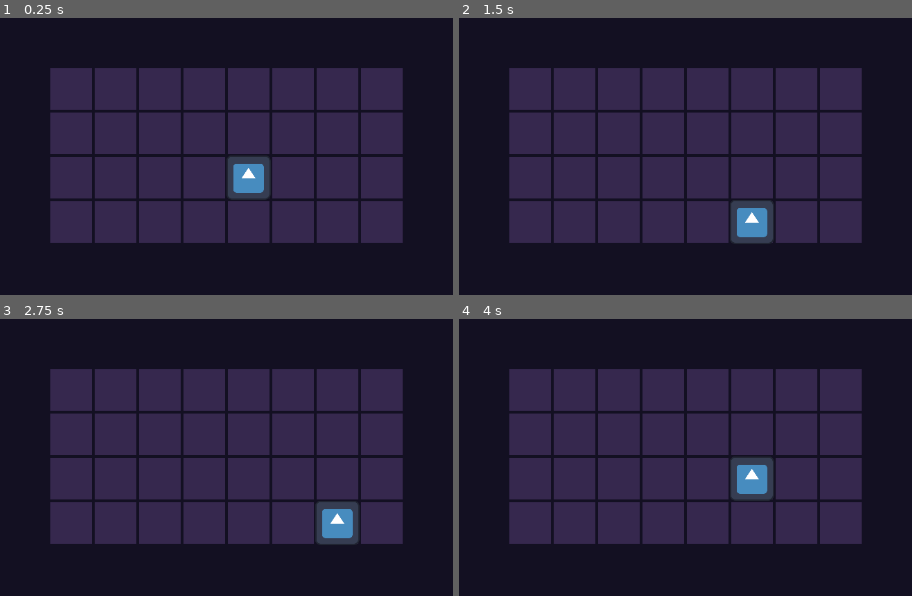
Above: before the commit, frames 1-4 (two rows, left to right).
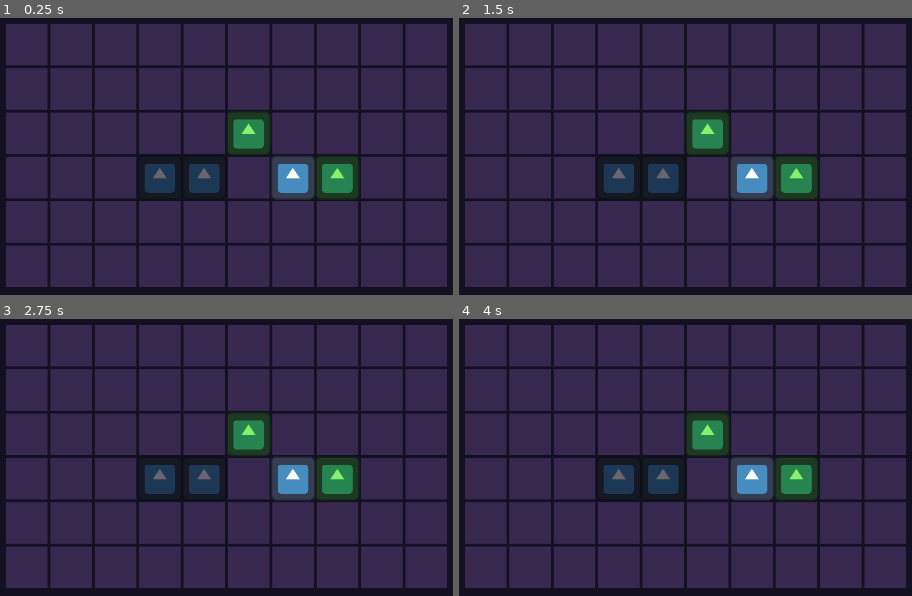
Above: after the commit, the same moments.

Repository: WhoStoleMyCoffee/ComponentsDemo
Game: Godot game, scene res://Scenes/Levels/test_level.tscn
Two runs of this game, one before a commit and one after it. Both use one fixed random seed, a clock stepped at 60 frames per second and the inputs below. The engine's default icon, where the game draws it, is replaced by a stand-in: a white triangle on a blue panel in a dark square.
Inputs:
- Up to frame 1 (0.25 s): no input
- Up to frame 2 (1.5 s): tap Enter at 0.5, 0.6 s; hold D (right) 0.53-1.28 s; tap R (reset, bound only after the commit) at 1.25 s; hold S (down) from 1.28 s (still down); tap Tab at 1.35 s
- Up to frame 3 (2.75 s): tap R (reset, bound only after the commit) at 2 s; release S (down) at 2.03 s; hold D (right) from 2.03 s (still down); tap Enter at 2.1 s
- Up to frame 4 (4 s): tap R (reset, bound only after the commit) at 2.75, 3.5 s; release D (right) at 2.78 s; hold W (up) 2.78-3.53 s; tap Tab at 2.85 s; hold A (left) from 3.53 s (still down); tap Enter at 3.6 s

The runs differ from the first frame. In frame 1, 45% of the frame differs, in the area x 1-99%, y 2-98%; in frame 2, 45%; in frame 3, 45%; in frame 4, 44%.

Commit message:
PushableComponent

Diff:
--- /dev/null
+++ b/Components/pushable_component.gd
@@ -0,0 +1,31 @@
+class_name PushableComponent extends Node
+
+func _enter_tree() -> void:
+	# Make `owner` just a shorthand for `get_parent()`
+	owner = get_parent() as GridObject
+	owner.set_meta(&"PushableComponent", self)
+
+func _exit_tree() -> void:
+	owner.remove_meta(&"PushableComponent")
+
+
+func push(dir: Vector2i) -> bool:
+	var target_cell: Vector2i = owner.grid_pos + dir
+	var level = get_tree().current_scene as Level
+	if !level.cellv_exists(target_cell):
+		return false
+
+	var object: GridObject = level.get_cellv(target_cell)
+	# There's something in the way
+	if object != null:
+		# Not pushable
+		if !object.has_component(&"PushableComponent"):
+			return false
+
+		# Can't push
+		var pc = object.get_component(&"PushableComponent") as PushableComponent
+		if !pc.push(dir):
+			return false
+
+	get_parent().grid_pos += dir
+	return true
--- a/Objects/grid_object.gd
+++ b/Objects/grid_object.gd
@@ -19,10 +19,8 @@
 		grid_pos = (position / 32.0).floor()
 
 
-## TODO
-func get_component():
-	pass
+func get_component(component: StringName) -> Node:
+	return get_meta(component, null)
 
-## TODO
-func has_component():
-	pass
+func has_component(component: StringName) -> bool:
+	return has_meta(component)
--- /dev/null
+++ b/Objects/rock.tscn
@@ -0,0 +1,17 @@
+[gd_scene load_steps=4 format=3 uid="uid://cpiancq5mgv4j"]
+
+[ext_resource type="Script" path="res://Objects/grid_object.gd" id="1_44ibv"]
+[ext_resource type="Texture2D" uid="uid://cm3s4ekfx0xda" path="res://icon.svg" id="2_7o0kq"]
+[ext_resource type="Script" path="res://Components/pushable_component.gd" id="3_f86s1"]
+
+[node name="Rock" type="Node2D"]
+script = ExtResource("1_44ibv")
+
+[node name="Sprite2D" type="Sprite2D" parent="."]
+modulate = Color(0.411765, 0.4, 0.439216, 1)
+position = Vector2(16, 16)
+scale = Vector2(0.25, 0.25)
+texture = ExtResource("2_7o0kq")
+
+[node name="PushableComponent" type="Node" parent="."]
+script = ExtResource("3_f86s1")
--- /dev/null
+++ b/Objects/tree.tscn
@@ -0,0 +1,13 @@
+[gd_scene load_steps=3 format=3 uid="uid://cptsprxqn5b86"]
+
+[ext_resource type="Script" path="res://Objects/grid_object.gd" id="1_1rhj6"]
+[ext_resource type="Texture2D" uid="uid://cm3s4ekfx0xda" path="res://icon.svg" id="2_l3m1u"]
+
+[node name="Tree" type="Node2D"]
+script = ExtResource("1_1rhj6")
+
+[node name="Sprite2D" type="Sprite2D" parent="."]
+modulate = Color(0.537255, 0.941176, 0.423529, 1)
+position = Vector2(16, 16)
+scale = Vector2(0.25, 0.25)
+texture = ExtResource("2_l3m1u")
--- a/Player/player.gd
+++ b/Player/player.gd
@@ -31,4 +31,16 @@
 	if !level.cellv_exists(target_cell):
 		return
 
+	var object: GridObject = level.get_cellv(target_cell)
+	# There's something in the way
+	if object != null:
+		# Not pushable
+		if !object.has_component(&"PushableComponent"):
+			return
+
+		# Can't push
+		var pc = object.get_component(&"PushableComponent") as PushableComponent
+		if !pc.push(dir):
+			return
+
 	grid_pos = target_cell
--- a/Scenes/Levels/level.gd
+++ b/Scenes/Levels/level.gd
@@ -2,6 +2,11 @@
 
 
 @onready var tile_map = $TileMap as TileMap
+
+
+func _unhandled_key_input(event: InputEvent) -> void:
+	if Input.is_action_just_released("reset"):
+		get_tree().reload_current_scene()
 
 
 ## Warning: may return null
--- a/Scenes/Levels/test_level.tscn
+++ b/Scenes/Levels/test_level.tscn
@@ -1,7 +1,9 @@
-[gd_scene load_steps=3 format=3 uid="uid://yh85qb6vaadx"]
+[gd_scene load_steps=5 format=3 uid="uid://yh85qb6vaadx"]
 
 [ext_resource type="PackedScene" uid="uid://br40ys4g11vno" path="res://Scenes/Levels/level.tscn" id="1_u3o2e"]
 [ext_resource type="PackedScene" uid="uid://d13c0p5fwo72p" path="res://Player/player.tscn" id="2_53px2"]
+[ext_resource type="PackedScene" uid="uid://cptsprxqn5b86" path="res://Objects/tree.tscn" id="3_jshd1"]
+[ext_resource type="PackedScene" uid="uid://cpiancq5mgv4j" path="res://Objects/rock.tscn" id="4_npq54"]
 
 [node name="TestLevel" instance=ExtResource("1_u3o2e")]
 
@@ -10,9 +12,22 @@
 
 [node name="TileMap" parent="." index="1"]
 modulate = Color(0.211765, 0.156863, 0.305882, 1)
-layer_0/tile_data = PackedInt32Array(0, 1, 0, 1, 1, 0, 2, 1, …(343 unchanged characters)… 1071, 1, 0, -131070, 1, 0, -131069, 1, 0)
+layer_0/tile_data = PackedInt32Array(0, 1, 0, 1, 1, 0, 2, 1, …(343 unchanged characters)… 1071, 1, 0, -131070, 1, 0, -131069, 1, 0, -196605, 1, 0, -196606, 1, 0, -196607, 1, 0, -196608, 1, 0, -131073, 1, 0, -131074, 1, 0, -131075, 1, 0, -131076, 1, 0, -131077, 1, 0, -65541, 1, 0, -5, 1, 0, 65531, 1, 0, 131067, 1, 0, -196604, 1, 0, -131068, 1, 0, -65532, 1, 0, 4, 1, 0, 65540, 1, 0, 131076, 1, 0, 131075, 1, 0, 131074, 1, 0, 131073, 1, 0, 131072, 1, 0, 196607, 1, 0, 196606, 1, 0, 196605, 1, 0, 196604, 1, 0, 196603, 1, 0)
 
 [node name="Player" parent="Objects" index="0" instance=ExtResource("2_53px2")]
+position = Vector2(32, 0)
+
+[node name="Tree" parent="Objects" index="1" instance=ExtResource("3_jshd1")]
+position = Vector2(0, -32)
+
+[node name="Tree2" parent="Objects" index="2" instance=ExtResource("3_jshd1")]
+position = Vector2(64, 0)
+
+[node name="Rock" parent="Objects" index="3" instance=ExtResource("4_npq54")]
+position = Vector2(-32, 0)
+
+[node name="Rock2" parent="Objects" index="4" instance=ExtResource("4_npq54")]
+position = Vector2(-64, 0)
 
 [node name="Camera2D" type="Camera2D" parent="." index="3"]
 zoom = Vector2(2, 2)
--- a/project.godot
+++ b/project.godot
@@ -41,6 +41,11 @@
 "events": [Object(InputEventKey,"resource_local_to_scene":false,"resource_name":"","device":-1,"window_id":0,"alt_pressed":false,"shift_pressed":false,"ctrl_pressed":false,"meta_pressed":false,"pressed":false,"keycode":0,"physical_keycode":68,"key_label":0,"unicode":100,"echo":false,"script":null)
 ]
 }
+reset={
+"deadzone": 0.5,
+"events": [Object(InputEventKey,"resource_local_to_scene":false,"resource_name":"","device":-1,"window_id":0,"alt_pressed":false,"shift_pressed":false,"ctrl_pressed":false,"meta_pressed":false,"pressed":false,"keycode":0,"physical_keycode":82,"key_label":0,"unicode":114,"echo":false,"script":null)
+]
+}
 
 [rendering]
 
